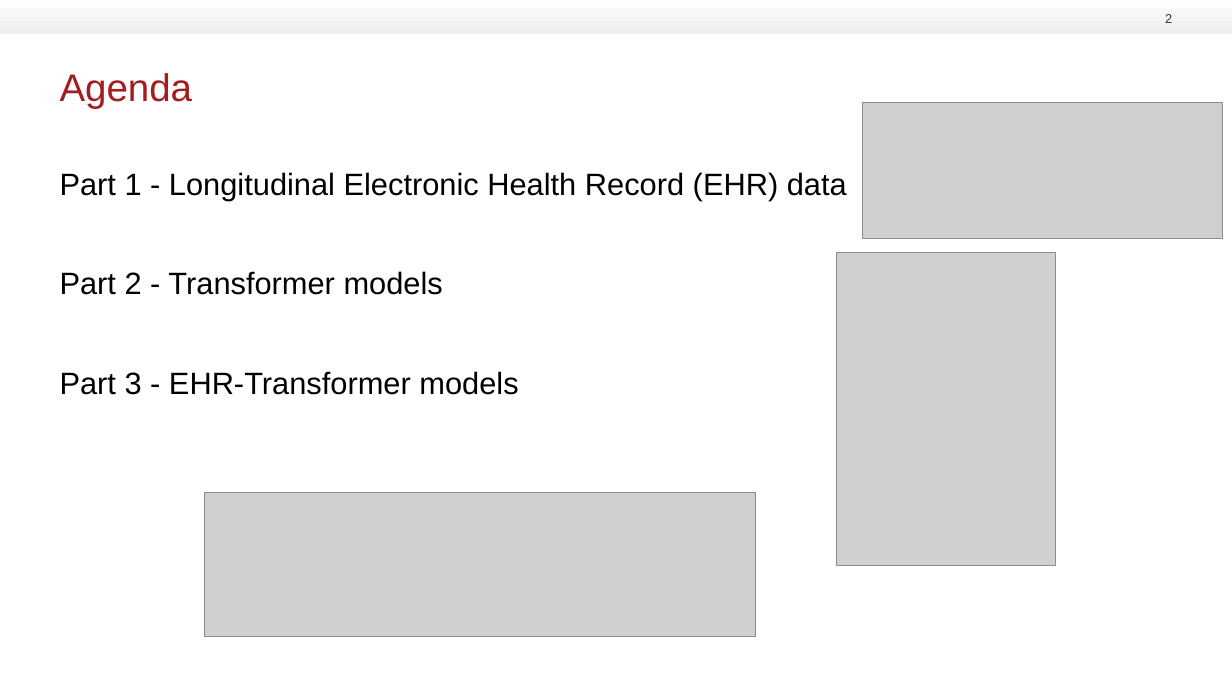
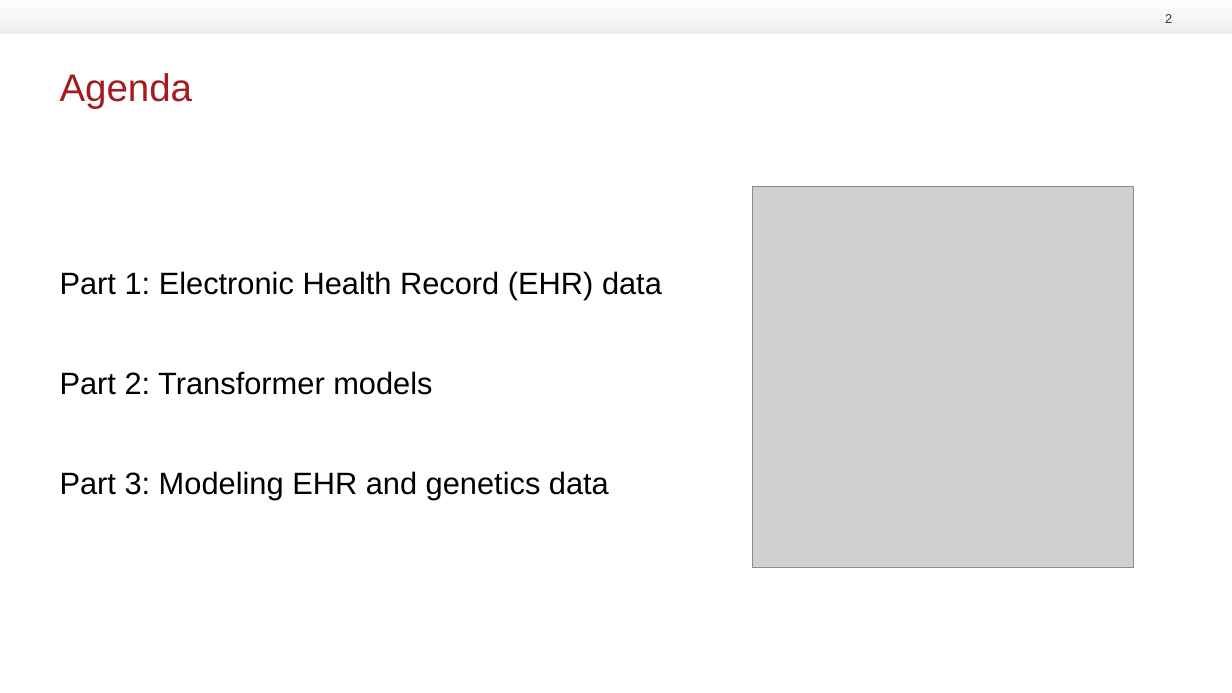
Before and after one commit to RasmussenLab/integrative_post_gwas_methods_course, a slide deck: slide 2 of slides/EHR transformer presentation 20260825.pptx. Drawn at 1232x693 pixels with LibreOffice and Linux fonts; fonts in the diff are those of the drawing; grey boxes stand for pictures; background and template pictures are left out. Boxes give left, top, right and bottom in pixels: in the first picture for what was removed or moved away, otherwise in the second. Text is boxed around its words. In the diff, an @@ line names an element or a change of style, - is before the commit and + after.

```diff
--- a/slides/EHR transformer presentation 20260825.pptx
+++ b/slides/EHR transformer presentation 20260825.pptx
@@ picture removed at (863,103,1224,239) @@
@@ text "Part 1: Electronic Health Record ..." at (60,271,662,499): vertical alignment top to middle @@
@@ picture added at (753,187,1134,567) @@
@@ picture removed at (836,252,1055,566) @@
@@ text at (60,271,662,499): text changed @@
-Part 1 - Longitudinal Electronic Health Record (EHR) data
-Part 2 - Transformer models
-Part 3 - EHR-Transformer models
+Part 1: Electronic Health Record (EHR) data
+Part 2: Transformer models
+Part 3: Modeling EHR and genetics data
@@ picture removed at (205,493,756,637) @@
```
Also in this commit, not shown: 18 other slides changed, 1 slide added, 1 slide removed.
